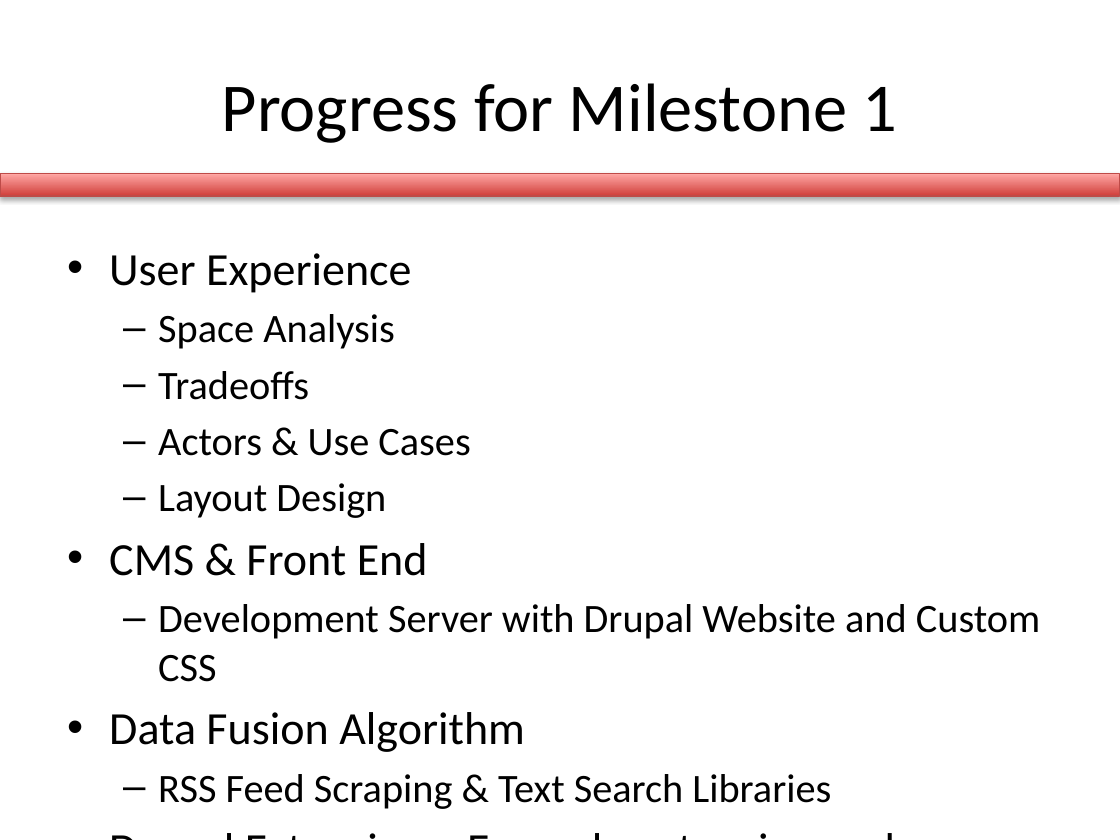
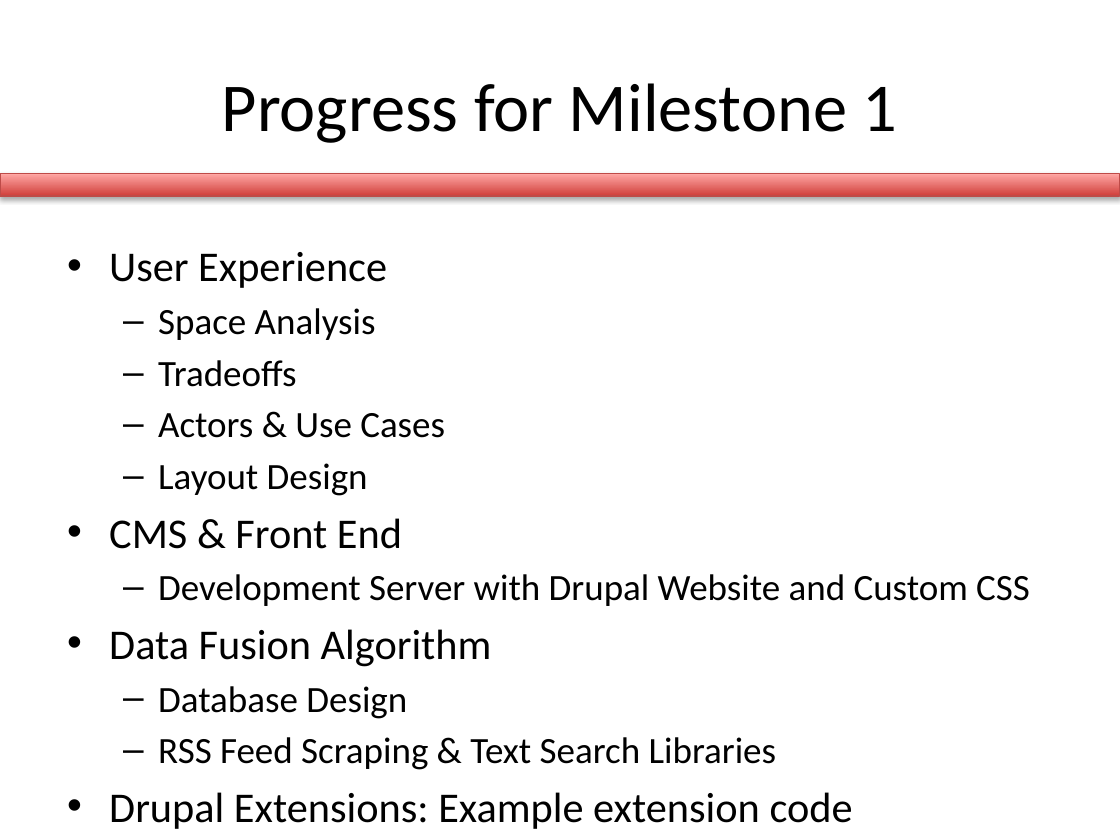
Before and after one commit to briantoth/Sun-in-the-City, a slide deck: slide 9 of se_process/milestone1/milestone1.pptx (slide 7 before the commit). Drawn at 1120x840 pixels with LibreOffice and Linux fonts; fonts in the diff are those of the drawing. Boxes give left, top, right and bottom in pixels: in the first picture for what was removed or moved away, otherwise in the second. Text is boxed around its words. In the diff, an @@ line names an element or a change of style, - is before the commit and + after.

Commit message:
Finished presentation for milestone 1

```diff
--- a/se_process/milestone1/milestone1.pptx
+++ b/se_process/milestone1/milestone1.pptx
@@ text at [109,252,1030,829]: size 29.6 to 27.2 pt in "User Experience", "CMS & Front End", "Data Fusion Algorithm", "Drupal Extensions: Example extension code"; size 25.9 to 23.8 pt in "Space Analysis", "Tradeoffs", "Actors & Use Cases", "Layout Design" and 2 more places @@
@@ text at [158,686,407,719]: paragraph added @@
+  – Database Design
```
Also in this commit, not shown: 6 other slides changed, 5 slides added, 2 slides removed.
